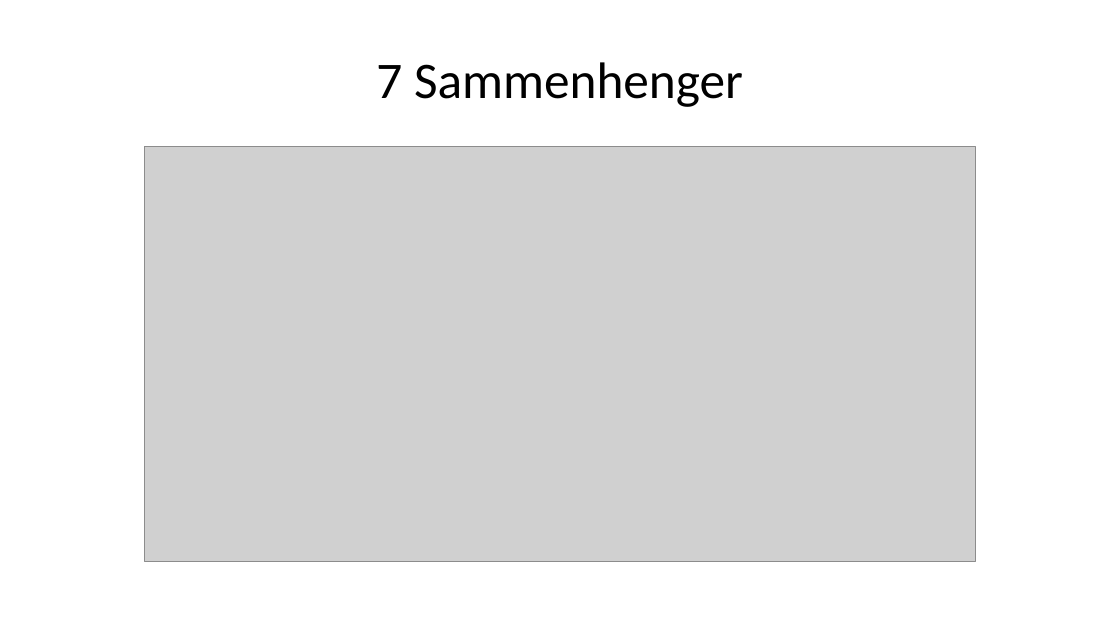
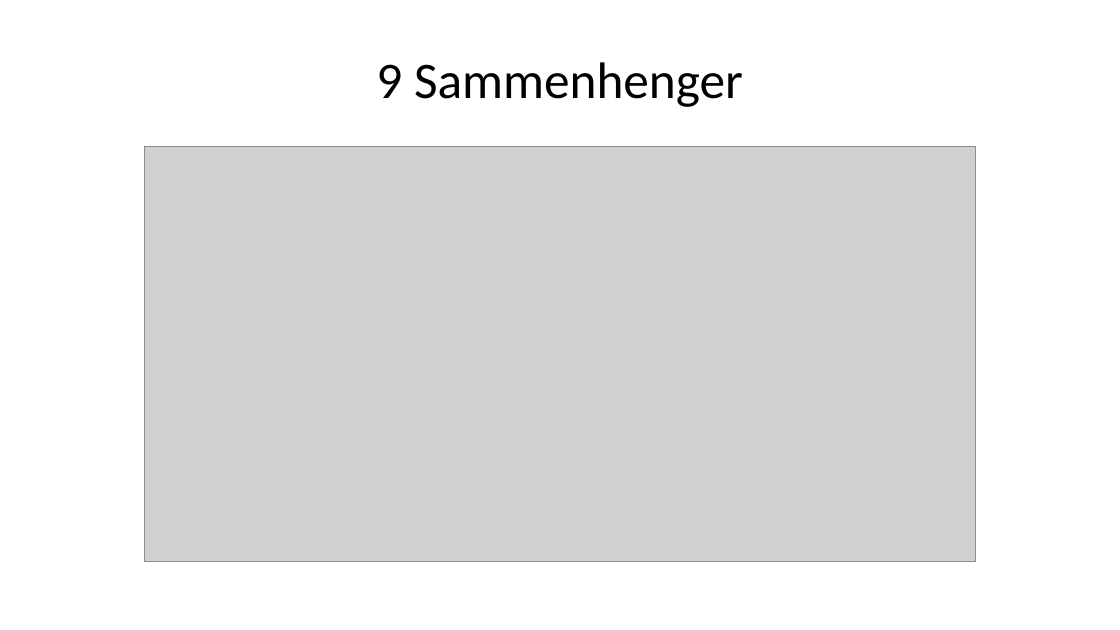
Before and after one commit to H-Vika/MSB105-Assign-2, a slide deck: slide 12 of MSB105 assign 2 presentasjon.pptx (slide 11 before the commit). Drawn at 1120x630 pixels with LibreOffice and Linux fonts; fonts in the diff are those of the drawing; grey boxes stand for pictures. Boxes give left, top, right and bottom in pixels: in the first picture for what was removed or moved away, otherwise in the second. Text is boxed around its words. In the diff, an @@ line names an element or a change of style, - is before the commit and + after.

```diff
--- a/MSB105 assign 2 presentasjon.pptx
+++ b/MSB105 assign 2 presentasjon.pptx
@@ title at [376, 62, 743, 107]: text changed @@
-7 Sammenhenger
+9 Sammenhenger
```
Also in this commit, not shown: 10 other slides changed, 2 slides added, 1 slide removed, 1 other file.
